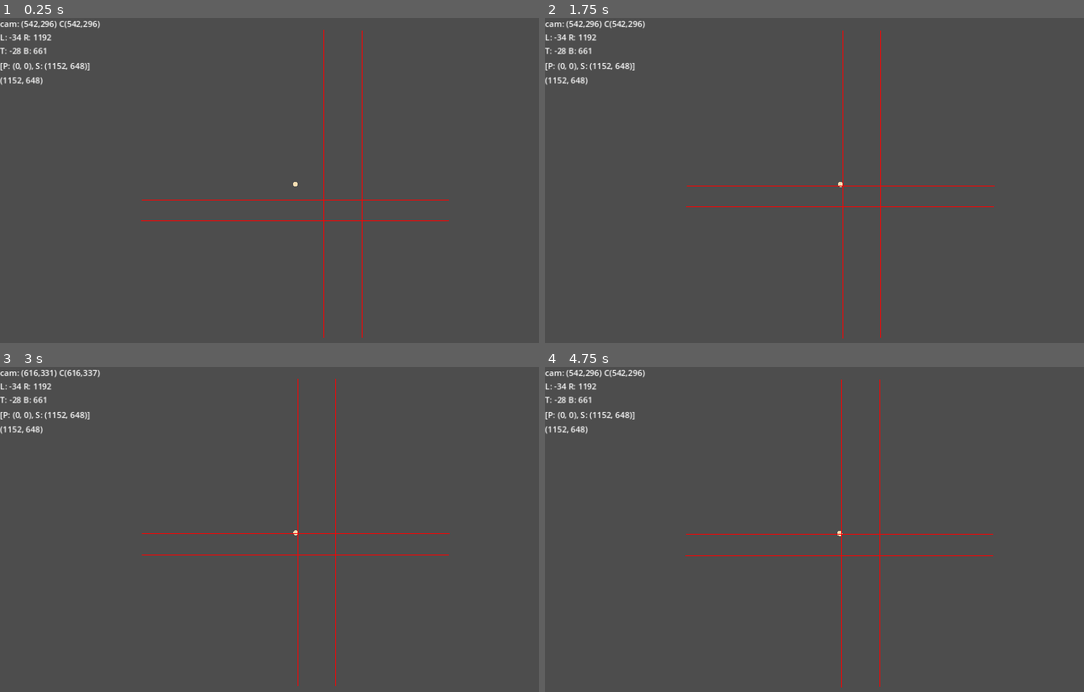
Above: before the commit, frames 1-4 (two rows, left to right).
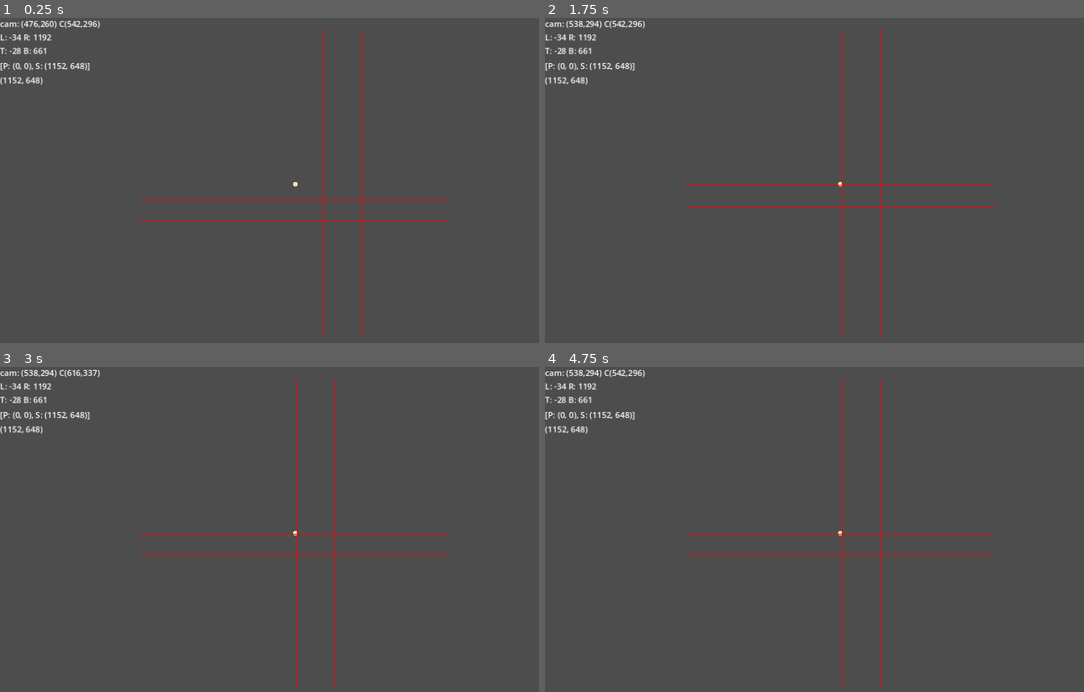
Above: after the commit, the same moments.

Repository: azylazide/boundedcamera
Game: Godot game, scene res://world_3.tscn
The game is run twice, just before and just after one commit, with the same random seed, the same clock (stepped at 60 frames per second) and the same inputs. This scene is started directly instead of the project's main scene.
Inputs:
- Up to frame 1 (0.25 s): no input
- Up to frame 2 (1.75 s): tap Enter (ui_accept) at 0.5, 0.77, 1.25, 1.52 s; hold Right (ui_right) 0.53-1.28 s; hold Down (ui_down) from 1.28 s (still down)
- Up to frame 3 (3 s): release Down (ui_down) at 2.03 s; hold Right (ui_right) 2.03-2.78 s; tap Enter (ui_accept) at 2.75 s; hold Up (ui_up) from 2.78 s (still down)
- Up to frame 4 (4.75 s): tap Enter (ui_accept) at 3.02, 3.5, 3.77, 4.52 s; release Up (ui_up) at 3.53 s; hold Left (ui_left) from 3.53 s (still down)

The runs differ from the first frame. In frame 1, less than 0.1% of the frame differs, in the area x 4-10%, y 0-3%; in frame 2, 0.5%; in frame 3, 0.8%, in the area x 4-84%, y 0-99%; in frame 4, 0.6%.

Commit message:
function of set_limits supports other shape2d for camera area initial pos for remotecam

Diff:
--- a/CameraArea2.gd
+++ b/CameraArea2.gd
@@ -23,8 +23,11 @@
 # Called when the node enters the scene tree for the first time.
 func _ready() -> void:
 	limits = LimitContainer.new()
+	set_limits()
+
+func set_limits() -> void:
 	#compute limits in global coords
-	limits.left = collision.global_position.x-collision.shape.extents.x
-	limits.right = collision.global_position.x+collision.shape.extents.x
-	limits.top = collision.global_position.y-collision.shape.extents.y
-	limits.bottom = collision.global_position.y+collision.shape.extents.y
+	limits.left = collision.global_position.x-collision.shape.get_rect().size.x*0.5
+	limits.right = collision.global_position.x+collision.shape.get_rect().size.x*0.5
+	limits.top = collision.global_position.y-collision.shape.get_rect().size.y*0.5
+	limits.bottom = collision.global_position.y+collision.shape.get_rect().size.y*0.5
--- a/RemoteCamera2.gd
+++ b/RemoteCamera2.gd
@@ -42,7 +42,8 @@
 
 func _ready() -> void:
 	bounds = BoundsContainer.new(bridge_inf)
-
+	if not follow:
+		global_position = initial_pos + offset
 
 	DebugTexts.get_node("Control/HBoxContainer/Label2").text = str(get_viewport_rect())
 	DebugTexts.get_node("Control/HBoxContainer/Label3").text = str(get_viewport_rect().size /zoom.x)
@@ -145,7 +146,7 @@
 
 
 	var debug_string = "cam: (%.00f,%.00f) C(%.00f,%.00f)\nL: %.00f R: %.00f\nT: %.00f B: %.00f"
-	var format_array = [output.x,output.y,clamped_pos.x,clamped_pos.y,bounds.left,bounds.right,bounds.top,bounds.bottom]
+	var format_array = [global_position.x,global_position.y,clamped_pos.x,clamped_pos.y,bounds.left,bounds.right,bounds.top,bounds.bottom]
 
 	DebugTexts.get_node("Control/HBoxContainer/Label").text = debug_string %format_array
 
--- a/remote_camera2_sample.gd
+++ b/remote_camera2_sample.gd
@@ -27,12 +27,13 @@
 	offset = _offset
 
 func _process(delta):
-	if not follow:
-		if trauma:
-			trauma = max(trauma - decay * delta, 0)
-			shake()
-		else:
-			follow = true
+#	if not follow:
+#		if trauma:
+#			trauma = max(trauma - decay * delta, 0)
+#			shake()
+#		else:
+#			follow = true
+	pass
 
 func _input(event: InputEvent) -> void:
 	if event.is_action_pressed("ui_accept"):
--- a/world_3.tscn
+++ b/world_3.tscn
@@ -9,6 +9,9 @@
 
 [sub_resource type="RectangleShape2D" id="RectangleShape2D_0dsob"]
 size = Vector2(1226, 689)
+
+[sub_resource type="CircleShape2D" id="CircleShape2D_jt7jb"]
+radius = 608.577
 
 [sub_resource type="CircleShape2D" id="CircleShape2D_4ilvy"]
 radius = 64.0
@@ -58,6 +61,17 @@
 position = Vector2(579, 316.5)
 shape = SubResource("RectangleShape2D_0dsob")
 
+[node name="CameraArea5" type="Area2D" parent="." node_paths=PackedStringArray("collision")]
+position = Vector2(-1521, 34)
+collision_layer = 16
+monitoring = false
+script = ExtResource("1_trad5")
+collision = NodePath("CollisionShape2D")
+
+[node name="CollisionShape2D" type="CollisionShape2D" parent="CameraArea5"]
+position = Vector2(579, 316.5)
+shape = SubResource("CircleShape2D_jt7jb")
+
 [node name="CharacterBody2D" type="CharacterBody2D" parent="."]
 script = ExtResource("2_el83p")
 
Not shown: 1 places in world_3.tscn that only renumber resources
